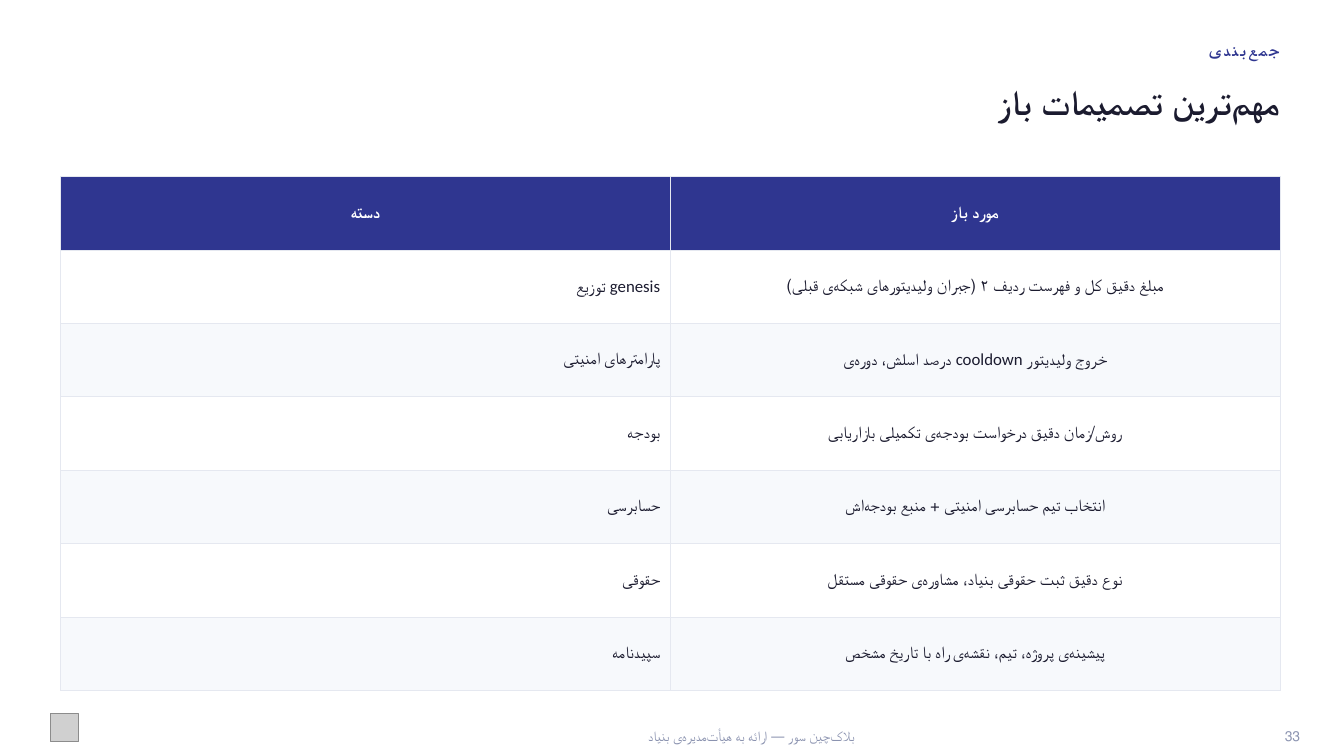
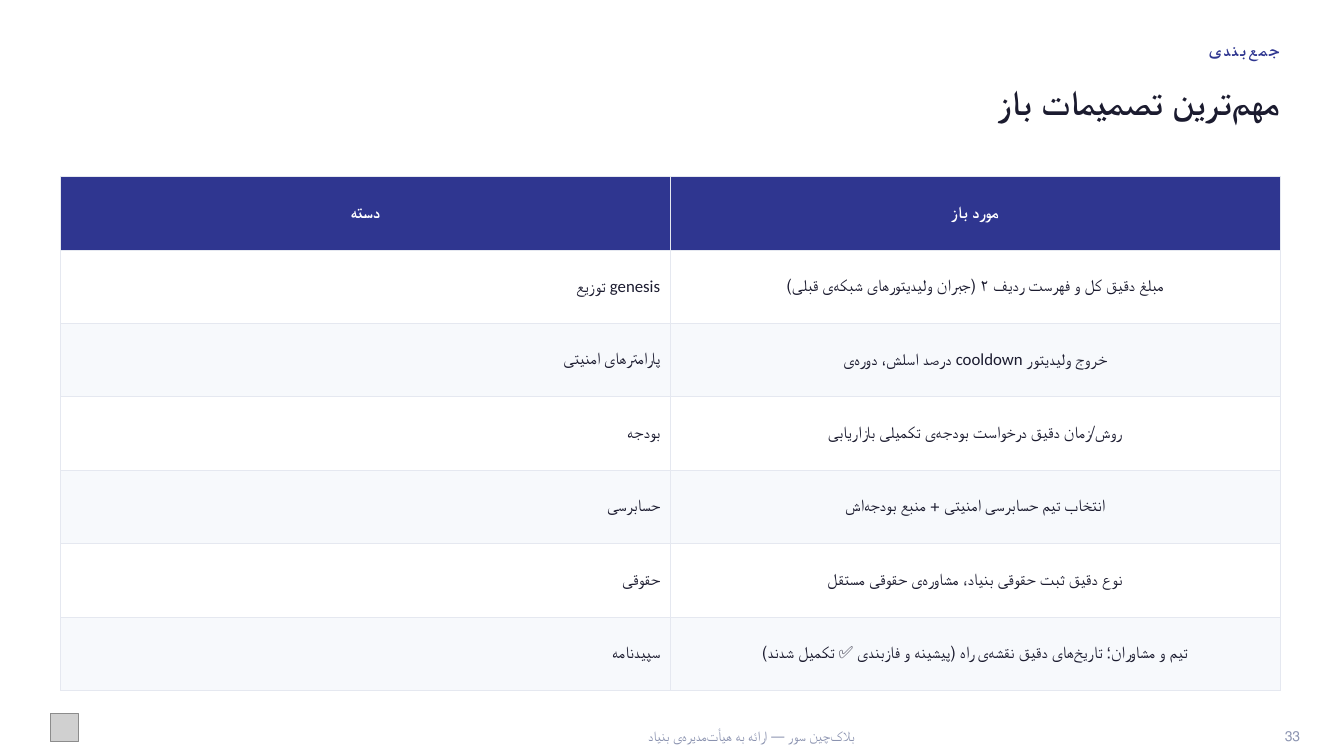
Before and after one commit to Sur-network/sur-new, a slide deck: slide 34 of presentations/Sur - Board Presentation.pptx. Drawn at 1344x756 pixels with LibreOffice and Linux fonts; fonts in the diff are those of the drawing; grey boxes stand for pictures. Boxes give left, top, right and bottom in pixels: in the first picture for what was removed or moved away, otherwise in the second. Text is boxed around its words. In the diff, an @@ line names an element or a change of style, - is before the commit and + after.

```diff
--- a/presentations/Sur - Board Presentation.pptx
+++ b/presentations/Sur - Board Presentation.pptx
@@ table at (x1=60, y1=176, x2=1280, y2=691) @@
-row 7, column 2: پیشینه‌ی پروژه، تیم، نقشه‌ی راه با تاریخ مشخص
+row 7, column 2: تیم و مشاوران؛ تاریخ‌های دقیق نقشه‌ی راه (پیشینه و فازبندی ✅ تکمیل شدند)
```
Also in this commit, not shown: 1 other slide changed, 1 other file.
